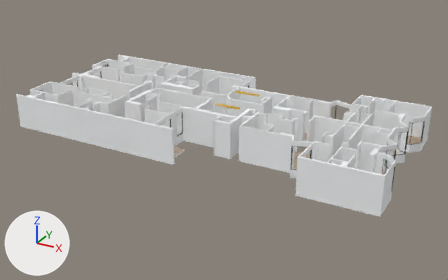
The glTF model public/models/PISOS/planta-8.glb as it was, and as the next commit left it.
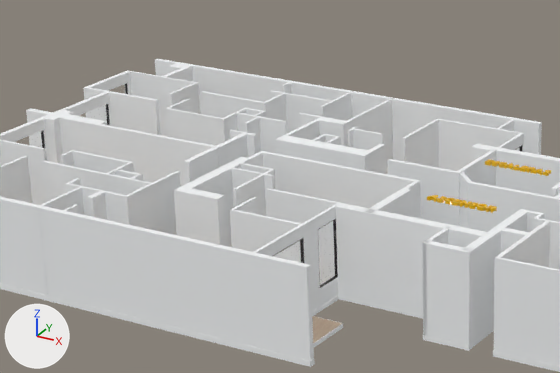
The first picture shows the older version from a camera (50 mm lens) standing at (23.9, -45.9, 22.1) and looking at (-0.9, -0.8, -0.4). The close-ups show both versions on the part from 14% to 59% of the width and 12% to 60% of the height of that picture; other places that the commit changed are outside them. The lights are fixed; the arrows at lower left show +X, +Y and +Z.

Names of what the first close-up shows: 'Component_428', 'tipo-1'.
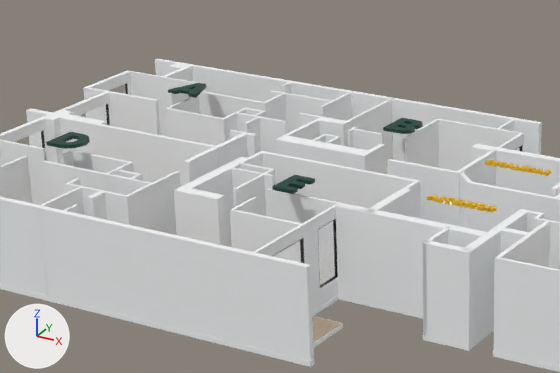
Location of each change, [x1, y1, x2, y2] in pixels of the close-ups (560 x 373 px):
'Text.003', added: after [46, 132, 90, 148]
'Text.004', added: after [272, 175, 315, 194]
'Text.001', added: after [383, 118, 423, 134]
'Text', added: after [168, 83, 206, 98]

The change, as a diff of the scene's bpy script:
```diff
--- a/public/models/PISOS/planta-8.glb.py
+++ b/public/models/PISOS/planta-8.glb.py
@@ mat_material_019 @@
+mat_material_019 = principled_material('Material.019')
+mat_material_019.base_color = (0.000911, 0.0497, 0.0356)  # dark cyan #033f35
@@ mat_material_018 @@
+mat_material_018 = principled_material('Material.018')
+mat_material_018.base_color = (0.000911, 0.0497, 0.0356)  # dark cyan #033f35
@@ mat_material_016 @@
+mat_material_016 = principled_material('Material.016')
+mat_material_016.base_color = (0.000911, 0.0497, 0.0356)  # dark cyan #033f35
@@ mat_material_015 @@
+mat_material_015 = principled_material('Material.015')
+mat_material_015.base_color = (0.000911, 0.0497, 0.0356)  # dark cyan #033f35
@@ me_text_004 @@
+me_text_004.from_pydata(...)  # 24 vertices, 44 faces; spans x 0.099..0.871, y -0.01..1.239, z -0.06..0.06
+me_text_004.materials.append(mat_material_019)  # dark cyan #033f35
@@ me_text_003 @@
+me_text_003.from_pydata(...)  # 252 vertices, 504 faces; spans x 0.099..1.223, y -0.01..1.239, z -0.06..0.06
+me_text_003.materials.append(mat_material_018)  # dark cyan #033f35
@@ me_text_001 @@
+me_text_001.from_pydata(...)  # 402 vertices, 812 faces; spans x 0.099..1.099, y -0.01..1.239, z -0.06..0.06
+me_text_001.materials.append(mat_material_016)  # dark cyan #033f35
@@ me_text @@
+me_text.from_pydata(...)  # 22 vertices, 44 faces; spans x 0.014..1.278, y -0.01..1.239, z -0.06..0.06
+me_text.materials.append(mat_material_015)  # dark cyan #033f35
@@ ob_text_004 @@
+ob_text_004 = bpy.data.objects.new('Text.004', me_text_004)
+ob_text_004.location = (-5.81, -3.74, 3.39)
@@ ob_text_003 @@
+ob_text_003 = bpy.data.objects.new('Text.003', me_text_003)
+ob_text_003.location = (-14.91, -3.78, 3.39)
@@ ob_text_001 @@
+ob_text_001 = bpy.data.objects.new('Text.001', me_text_001)
+ob_text_001.location = (-5.81, 3.01, 3.39)
@@ ob_text @@
+ob_text = bpy.data.objects.new('Text', me_text)
+ob_text.location = (-14.93, 3.01, 3.39)
```
